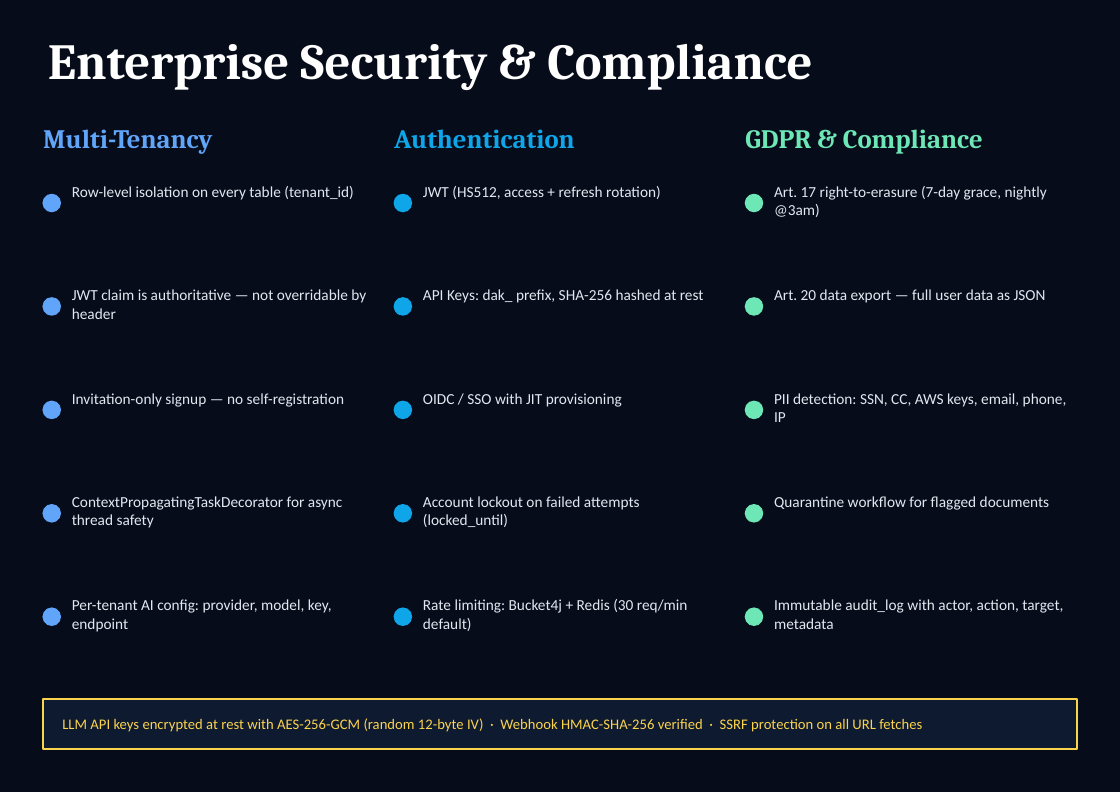
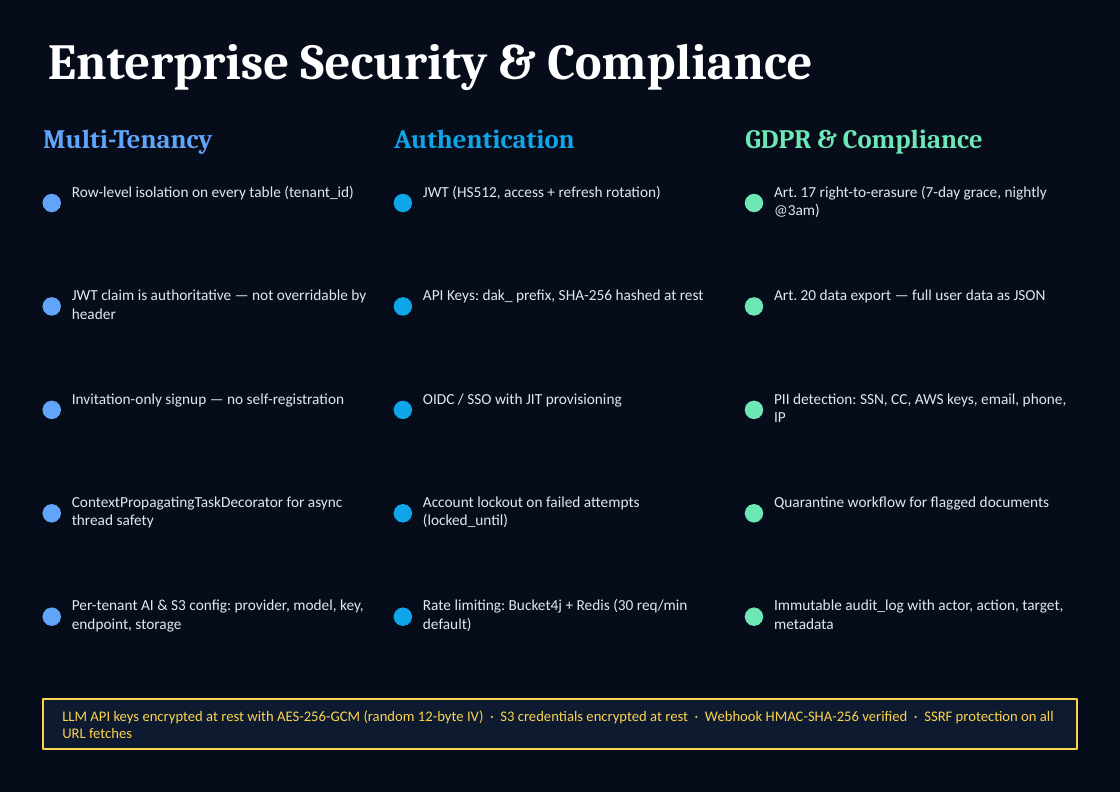
Before and after one commit to kssasarma/doc-ai-system, a slide deck: slide 7 of docs/presentation.pptx. Drawn at 1120x792 pixels with LibreOffice and Linux fonts; fonts in the diff are those of the drawing. Boxes give left, top, right and bottom in pixels: in the first picture for what was removed or moved away, otherwise in the second. Text is boxed around its words. In the diff, an @@ line names an element or a change of style, - is before the commit and + after.

```diff
--- a/docs/presentation.pptx
+++ b/docs/presentation.pptx
@@ text at (72,599,364,632): text changed @@
-Per-tenant AI config: provider, model, key, endpoint
+Per-tenant AI & S3 config: provider, model, key, endpoint, storage
@@ text at (62,710,1054,738): text changed @@
-LLM API keys encrypted at rest with AES-256-GCM (random 12-byte IV) · Webhook HMAC-SHA-256 verified · SSRF protection on all URL fetches
+LLM API keys encrypted at rest with AES-256-GCM (random 12-byte IV) · S3 credentials encrypted at rest · Webhook HMAC-SHA-256 verified · SSRF protection on all URL fetches
```
Also in this commit, not shown: 1 other slide changed, 13 other files.
